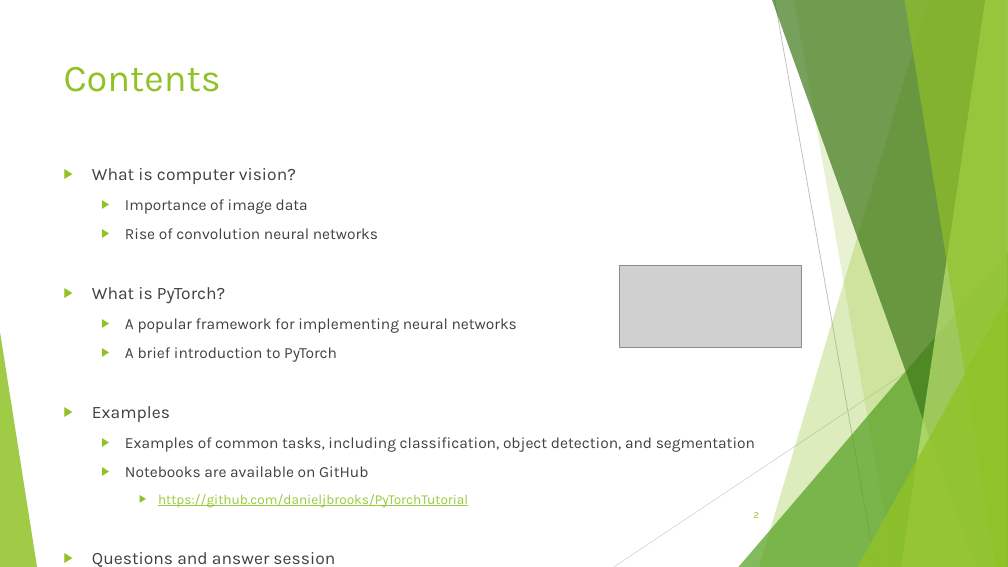
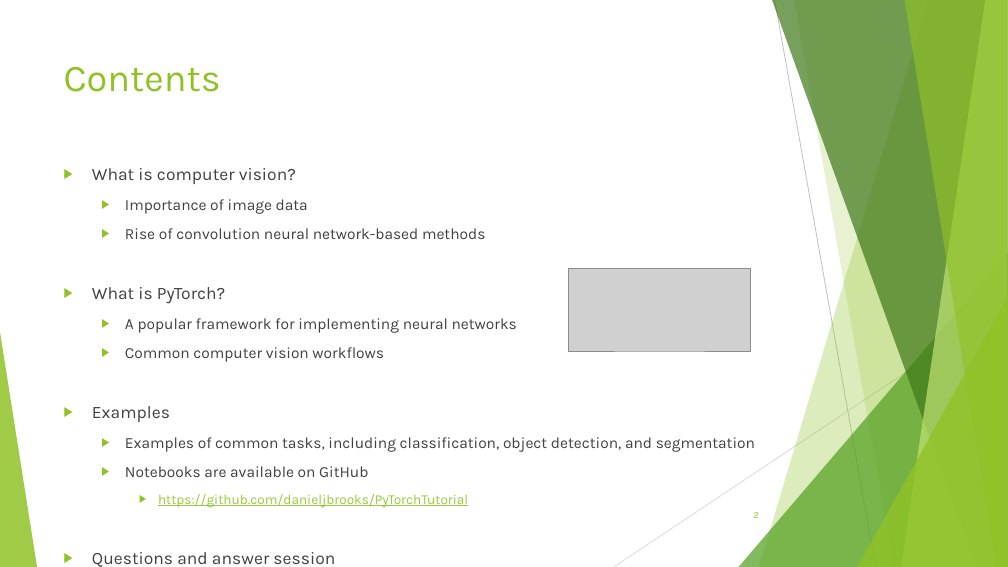
Before and after one commit to danieljbrooks/PyTorchTutorial, a slide deck: slide 2 of computer_vision.pptx. Drawn at 1008x567 pixels with LibreOffice and Linux fonts; fonts in the diff are those of the drawing; grey boxes stand for pictures. Boxes give left, top, right and bottom in pixels: in the first picture for what was removed or moved away, otherwise in the second. Text is boxed around its words. In the diff, an @@ line names an element or a change of style, - is before the commit and + after.

Commit message:
Updated slides.

```diff
--- a/computer_vision.pptx
+++ b/computer_vision.pptx
@@ text at [125, 228, 485, 239]: text changed @@
-  ▶ Rise of convolution neural networks
+  ▶ Rise of convolution neural network-based methods
@@ picture: place and size @@
-picture at [619, 265, 802, 348]
+picture at [569, 269, 751, 352]
@@ text at [125, 347, 383, 362]: text changed @@
-  ▶ A brief introduction to PyTorch
+  ▶ Common computer vision workflows
```
Also in this commit, not shown: 4 other slides changed, 1 slide added, 1 other file.
